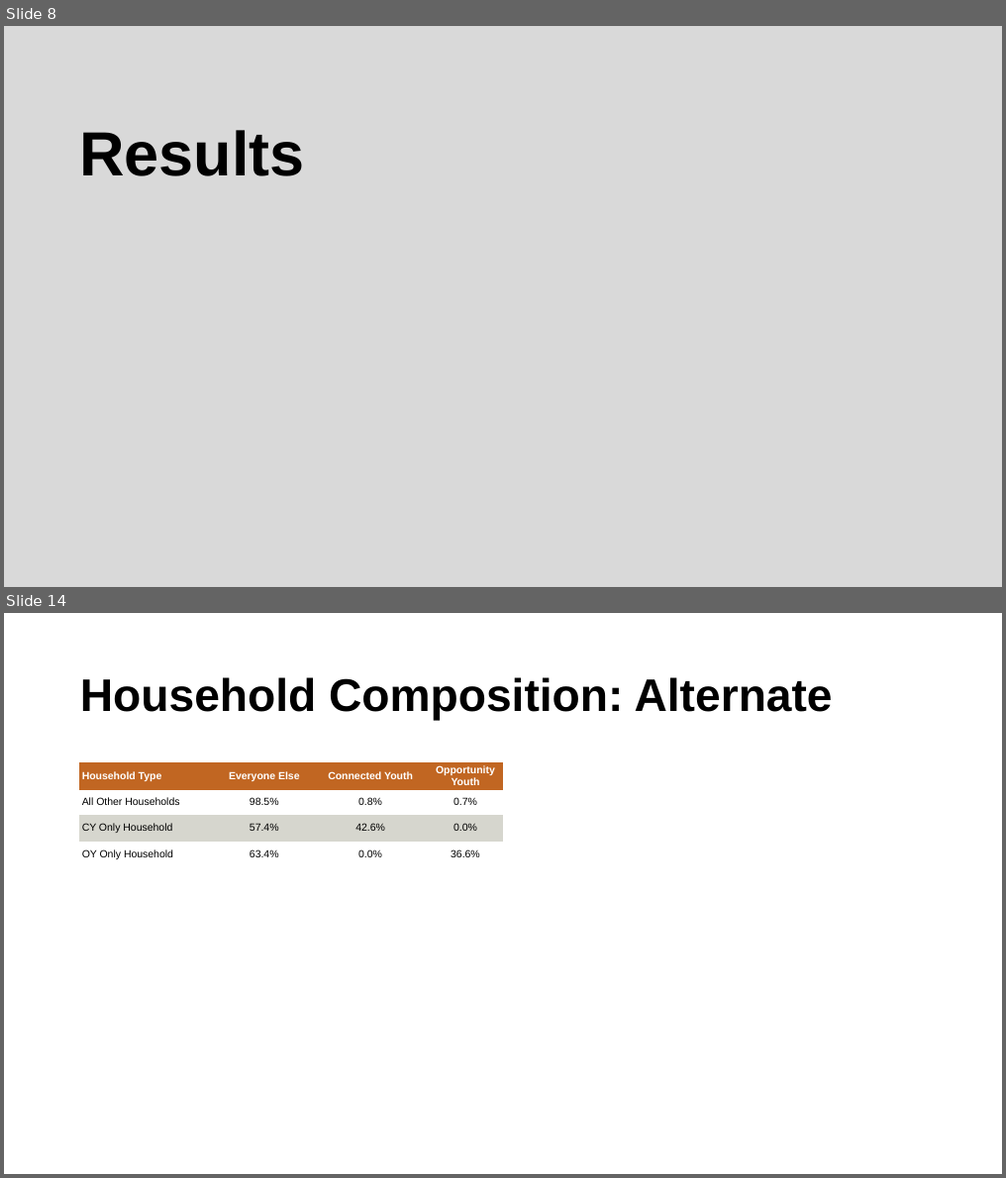
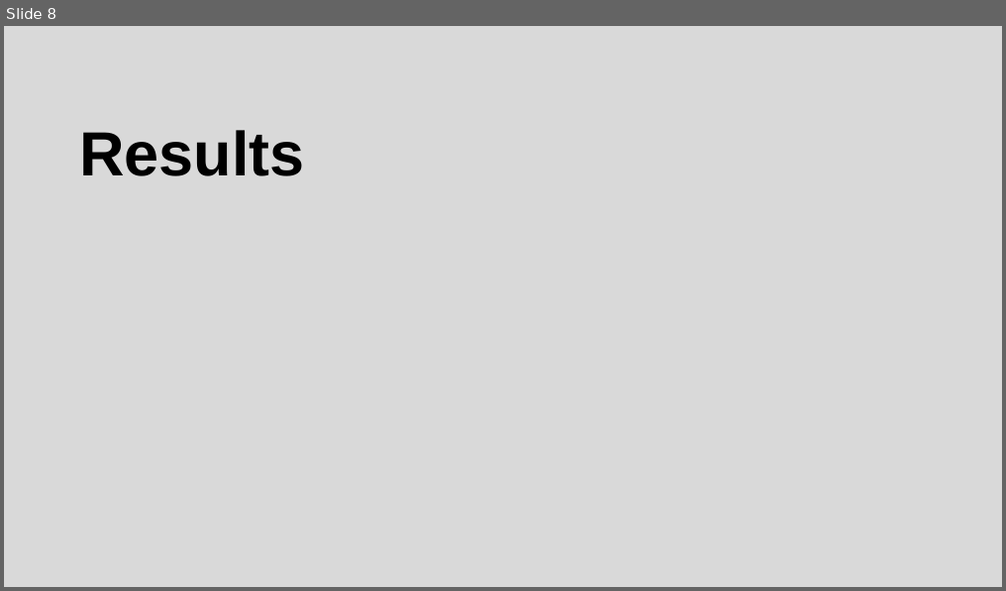
Before and after one commit to ucdiegorubi/oy_census_analysis, a slide deck: create_powerpoint/household_structure_estimates.pptx. Shown one above the other, each under a label of ours: slides 8 and 14 before the commit, slide 8 after it; the slides between them are not shown. The pictures are 1006x1178 and 1006x591 pixels, drawn with LibreOffice and Linux fonts; fonts in the diff are those of the drawing; background and template pictures are left out. Boxes give left, top, right and bottom in pixels: in the first picture for what was removed or moved away, otherwise in the second. Text is boxed around its words. In the diff, an @@ line names an element or a change of style, - is before the commit and + after.

```diff
--- a/create_powerpoint/household_structure_estimates.pptx
+++ b/create_powerpoint/household_structure_estimates.pptx
@@ slide 14 removed at (x1=4, y1=613, x2=1002, y2=1174), background #FFFFFF @@
@@ title removed at (x1=80, y1=677, x2=833, y2=721) @@
-Household Composition: Alternate
@@ table removed at (x1=79, y1=762, x2=503, y2=1174), 4 rows, 4 columns @@
-Household Type | Everyone Else | Connected Youth | Opportunity Youth
-All Other Households | 98.5% | 0.8% | 0.7%
-CY Only Household | 57.4% | 42.6% | 0.0%
-OY Only Household | 63.4% | 0.0% | 36.6%
```
Also in this commit, not shown: 4 slides changed, 5 slides added, 2 other slides removed, 8 other files.
